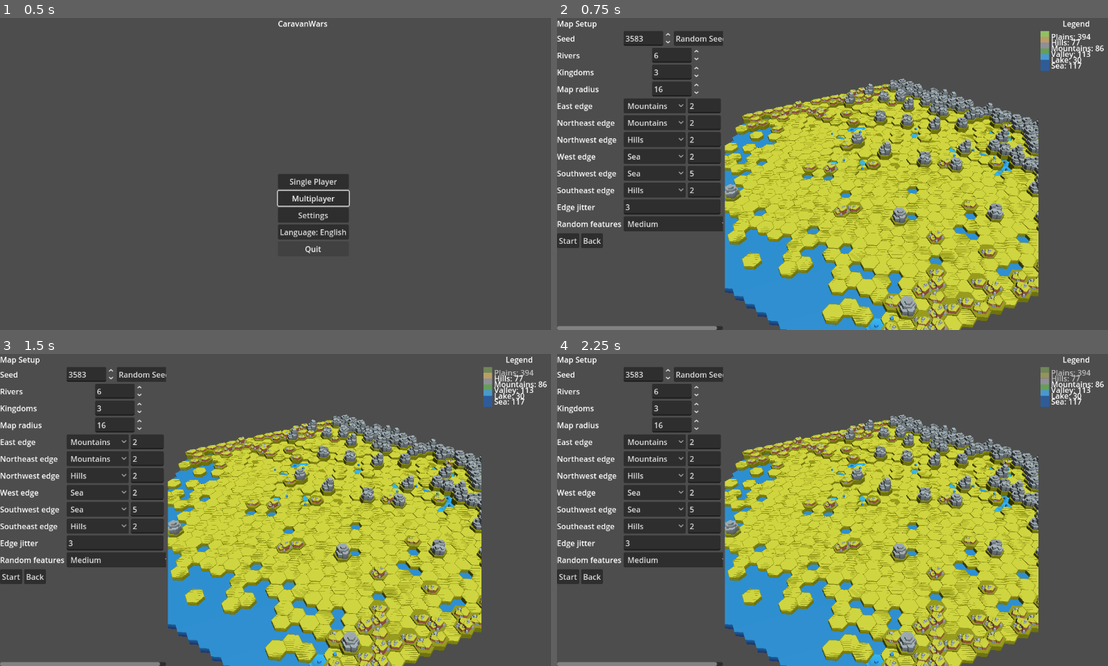
Above: before the commit, frames 1-4 (two rows, left to right).
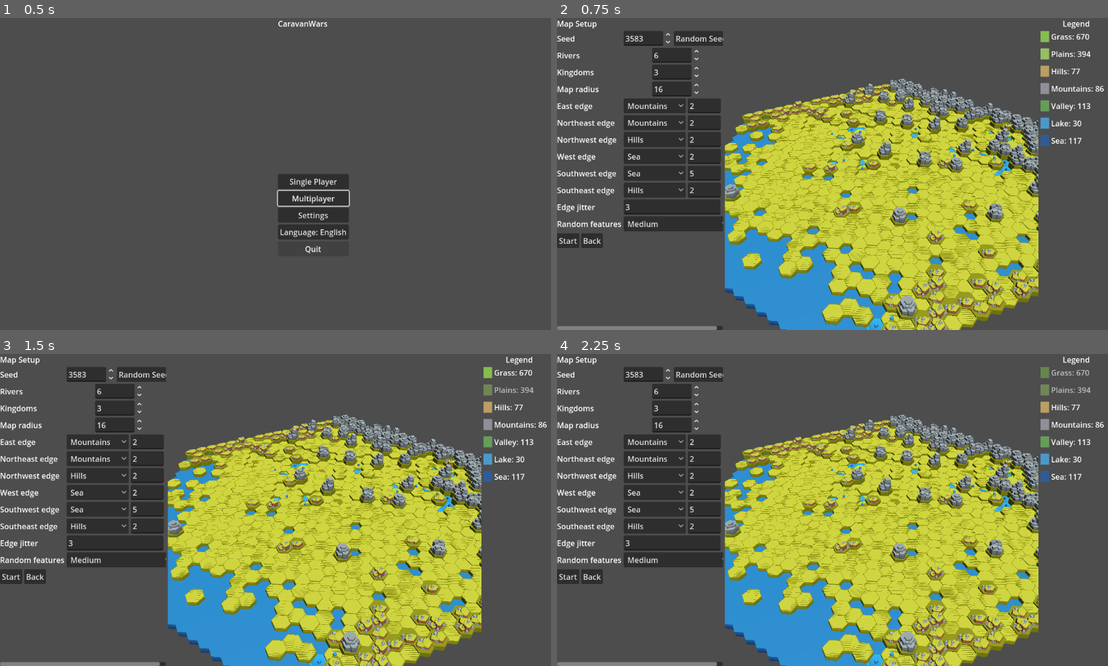
Above: after the commit, the same moments.

Repository: sepa79/CaravanWars
Game: Godot game, scene res://scenes/Main.tscn
The game is run twice, just before and just after one commit, with the same random seed, the same clock (stepped at 60 frames per second) and the same inputs.
Inputs (mouse positions are in pixels of both pictures, inside the frame that each line leads up to; where the layout moved, square brackets give the same spot in the first picture):
- Up to frame 1 (0.5 s): no input
- Up to frame 2 (0.75 s): click "Single Player" at 0.5 s
- Up to frame 3 (1.5 s): click (517, 391) [517, 369] at 1.25 s
- Up to frame 4 (2.25 s): click (1074, 375) at 2.02 s

Frame 1 is identical in both runs. In frame 2, 1.2% of the frame differs, in the area x 87-100%, y 5-41%; in frame 3, 1.2%; in frame 4, 1.1%.

Commit message:
fix: align land base and legend controls

Diff:
--- a/game/i18n/en.cfg
+++ b/game/i18n/en.cfg
@@ -100,6 +100,7 @@
 setup.legend_regions="Regions"
 setup.legend.title="Legend"
 setup.legend.count_format="{name}: {count}"
+setup.legend.land_base="Grass"
 setup.legend.plains="Plains"
 setup.legend.hills="Hills"
 setup.legend.mountains="Mountains"
--- a/game/i18n/pl.cfg
+++ b/game/i18n/pl.cfg
@@ -100,6 +100,7 @@
 setup.legend_regions="Regiony"
 setup.legend.title="Legenda"
 setup.legend.count_format="{name}: {count}"
+setup.legend.land_base="Trawiaste podłoże"
 setup.legend.plains="Równiny"
 setup.legend.hills="Wzgórza"
 setup.legend.mountains="Góry"
--- a/game/ui/MapSetupScreen.gd
+++ b/game/ui/MapSetupScreen.gd
@@ -3,7 +3,14 @@
 const CI_AUTO_SINGLEPLAYER_ENV := "CI_AUTO_SINGLEPLAYER"
 const CI_AUTO_QUIT_ENV := "CI_AUTO_QUIT"
 const HEX_MAP_CONFIG_SCRIPT := preload("res://mapgen/HexMapConfig.gd")
+const LAND_BASE_LEGEND_ID := "land_base"
+const LAND_REGION_COUNT_IDS: Array = ["plains", "valley", "hills", "mountains"]
+
 const REGION_LEGEND_ENTRIES: Array = [
+    {
+        "id": LAND_BASE_LEGEND_ID,
+        "color": Color(0.52, 0.74, 0.31),
+    },
     {
         "id": "plains",
         "color": Color(0.58, 0.75, 0.39),
@@ -694,6 +701,11 @@
     if legend_container == null:
         return
     legend_container.visible = false
+    legend_container.size_flags_vertical = Control.SIZE_EXPAND_FILL
+    var container_min := legend_container.custom_minimum_size
+    if container_min.y < 400.0:
+        container_min.y = 400.0
+        legend_container.custom_minimum_size = container_min
     if _legend_title_label == null:
         _legend_title_label = Label.new()
         _legend_title_label.name = "LegendTitle"
@@ -716,6 +728,7 @@
             button.button_pressed = true
             button.flat = true
             button.focus_mode = Control.FOCUS_NONE
+            button.custom_minimum_size = Vector2(0.0, 32.0)
             button.size_flags_horizontal = Control.SIZE_EXPAND_FILL
             button.mouse_default_cursor_shape = Control.CURSOR_POINTING_HAND
             var row := HBoxContainer.new()
@@ -757,6 +770,7 @@
         if entry_id.is_empty():
             continue
         _legend_counts[entry_id] = 0
+    var base_total := 0
     if typeof(map_dictionary) == TYPE_DICTIONARY:
         var terrain: Variant = map_dictionary.get("terrain")
         if typeof(terrain) == TYPE_DICTIONARY:
@@ -766,8 +780,13 @@
                 if typeof(counts) == TYPE_DICTIONARY:
                     for key in counts.keys():
                         var region_id := String(key)
+                        var count_value := int(counts[key])
                         if _legend_counts.has(region_id):
-                            _legend_counts[region_id] = int(counts[key])
+                            _legend_counts[region_id] = count_value
+                        if LAND_REGION_COUNT_IDS.has(region_id):
+                            base_total += count_value
+    if _legend_counts.has(LAND_BASE_LEGEND_ID):
+        _legend_counts[LAND_BASE_LEGEND_ID] = base_total
     _update_legend_texts()
     if legend_container != null:
         legend_container.visible = _legend_has_any_counts()
@@ -780,7 +799,10 @@
 
 func _on_legend_entry_toggled(enabled: bool, entry_id: String) -> void:
     if map_view != null:
-        map_view.set_region_visibility(entry_id, enabled)
+        if entry_id == LAND_BASE_LEGEND_ID:
+            map_view.set_land_base_visibility(enabled)
+        else:
+            map_view.set_region_visibility(entry_id, enabled)
     _update_legend_entry_visual(entry_id)
 
 func _update_legend_entry_visual(entry_id: String) -> void:
--- a/game/ui/MapView.gd
+++ b/game/ui/MapView.gd
@@ -148,6 +148,7 @@
 var _is_rotating: bool = false
 var _show_rivers: bool = true
 var _region_transparency: Dictionary = {}
+var _land_base_transparency: float = TERRAIN_TRANSPARENCY_VISIBLE
 
 var _viewport: SubViewport
 var _terrain_root: Node3D
@@ -197,9 +198,19 @@
     _update_river_visibility()
 
 func set_region_visibility(region: String, fully_visible: bool) -> void:
+    if region == "land_base":
+        set_land_base_visibility(fully_visible)
+        return
     var transparency := TERRAIN_TRANSPARENCY_VISIBLE if fully_visible else TERRAIN_TRANSPARENCY_DIMMED
     _region_transparency[region] = transparency
     _apply_region_transparency(region)
+
+func set_land_base_visibility(fully_visible: bool) -> void:
+    var transparency := TERRAIN_TRANSPARENCY_VISIBLE if fully_visible else TERRAIN_TRANSPARENCY_DIMMED
+    if is_equal_approx(transparency, _land_base_transparency):
+        return
+    _land_base_transparency = transparency
+    _apply_land_base_transparency()
 
 func set_show_cities(_value: bool) -> void:
     pass
@@ -415,7 +426,13 @@
             _region_layers.erase("land_base")
         if not _region_layers.has("land_base") or typeof(_region_layers["land_base"]) != TYPE_DICTIONARY:
             _region_layers["land_base"] = {}
-        var base_layers: Dictionary = _region_layers["land_base"]
+        var base_layers_variant: Variant = _region_layers.get("land_base")
+        var base_layers: Dictionary = {}
+        if typeof(base_layers_variant) == TYPE_DICTIONARY:
+            base_layers = base_layers_variant
+        else:
+            base_layers = {}
+            _region_layers["land_base"] = base_layers
         for region in land_surfaces.keys():
             var base_instance: MultiMeshInstance3D = base_layers.get(region, null)
             if base_instance == null:
@@ -428,16 +445,25 @@
                 base_instance.multimesh = MultiMesh.new()
             base_instance.multimesh.transform_format = MultiMesh.TRANSFORM_3D
             base_instance.multimesh.mesh = land_base_mesh
-            base_instance.transparency = _get_region_transparency(region)
+            var base_transparency: float = max(_get_region_transparency(region), _land_base_transparency)
+            base_instance.transparency = base_transparency
     elif _region_layers.has("land_base") and typeof(_region_layers["land_base"]) == TYPE_DICTIONARY:
-        var base_layers: Dictionary = _region_layers["land_base"]
-        for instance_variant in base_layers.values():
-            if instance_variant is MultiMeshInstance3D:
-                (instance_variant as MultiMeshInstance3D).queue_free()
+        var cleanup_base_layers: Variant = _region_layers.get("land_base")
+        if typeof(cleanup_base_layers) == TYPE_DICTIONARY:
+            var base_layers: Dictionary = cleanup_base_layers
+            for instance_variant in base_layers.values():
+                if instance_variant is MultiMeshInstance3D:
+                    (instance_variant as MultiMeshInstance3D).queue_free()
         _region_layers.erase("land_base")
     if not _region_layers.has("land_surfaces") or typeof(_region_layers["land_surfaces"]) != TYPE_DICTIONARY:
         _region_layers["land_surfaces"] = {}
-    var surface_layers: Dictionary = _region_layers["land_surfaces"]
+    var surface_layers_variant: Variant = _region_layers.get("land_surfaces")
+    var surface_layers: Dictionary = {}
+    if typeof(surface_layers_variant) == TYPE_DICTIONARY:
+        surface_layers = surface_layers_variant
+    else:
+        surface_layers = {}
+        _region_layers["land_surfaces"] = surface_layers
     for region in land_surfaces.keys():
         var region_layers_variant: Variant = surface_layers.get(region)
         if typeof(region_layers_variant) != TYPE_DICTIONARY:
@@ -467,7 +493,13 @@
             _ensure_surface_layer_instance(region_layers, region, variant_key, mesh)
     if not _region_layers.has("water") or typeof(_region_layers["water"]) != TYPE_DICTIONARY:
         _region_layers["water"] = {}
-    var water_layers: Dictionary = _region_layers["water"]
+    var water_layers_variant: Variant = _region_layers.get("water")
+    var water_layers: Dictionary = {}
+    if typeof(water_layers_variant) == TYPE_DICTIONARY:
+        water_layers = water_layers_variant
+    else:
+        water_layers = {}
+        _region_layers["water"] = water_layers
     var water_meshes: Dictionary = _mesh_library.get("water", {})
     for region in water_meshes.keys():
         var mesh: Mesh = water_meshes[region]
@@ -579,31 +611,55 @@
 func _apply_region_transparency(region: String) -> void:
     var transparency := _get_region_transparency(region)
     if _region_layers.has("land_base") and typeof(_region_layers["land_base"]) == TYPE_DICTIONARY:
-        var base_layers: Dictionary = _region_layers["land_base"]
-        if base_layers.has(region):
-            var base_instance: Variant = base_layers[region]
-            if base_instance is MultiMeshInstance3D:
-                (base_instance as MultiMeshInstance3D).transparency = transparency
+        var base_layers_variant: Variant = _region_layers.get("land_base")
+        if typeof(base_layers_variant) == TYPE_DICTIONARY:
+            var base_layers: Dictionary = base_layers_variant
+            if base_layers.has(region):
+                var base_instance: Variant = base_layers[region]
+                if base_instance is MultiMeshInstance3D:
+                    var combined: float = max(transparency, _land_base_transparency)
+                    (base_instance as MultiMeshInstance3D).transparency = combined
     if _region_layers.has("land_surfaces") and typeof(_region_layers["land_surfaces"]) == TYPE_DICTIONARY:
-        var surface_layers: Dictionary = _region_layers["land_surfaces"]
-        if surface_layers.has(region):
-            var variant_layers_variant: Variant = surface_layers[region]
-            if typeof(variant_layers_variant) == TYPE_DICTIONARY:
-                var variant_layers: Dictionary = variant_layers_variant
-                for variant_key in variant_layers.keys():
-                    var instance_variant: Variant = variant_layers[variant_key]
-                    if instance_variant is MultiMeshInstance3D:
-                        (instance_variant as MultiMeshInstance3D).transparency = transparency
+        var surface_layers_variant: Variant = _region_layers.get("land_surfaces")
+        if typeof(surface_layers_variant) == TYPE_DICTIONARY:
+            var surface_layers: Dictionary = surface_layers_variant
+            if surface_layers.has(region):
+                var variant_layers_variant: Variant = surface_layers[region]
+                if typeof(variant_layers_variant) == TYPE_DICTIONARY:
+                    var variant_layers: Dictionary = variant_layers_variant
+                    for variant_key in variant_layers.keys():
+                        var instance_variant: Variant = variant_layers[variant_key]
+                        if instance_variant is MultiMeshInstance3D:
+                            (instance_variant as MultiMeshInstance3D).transparency = transparency
     if _region_layers.has("water") and typeof(_region_layers["water"]) == TYPE_DICTIONARY:
-        var water_layers: Dictionary = _region_layers["water"]
-        if water_layers.has(region):
-            var water_instance: Variant = water_layers[region]
-            if water_instance is MultiMeshInstance3D:
-                (water_instance as MultiMeshInstance3D).transparency = transparency
+        var water_layers_variant: Variant = _region_layers.get("water")
+        if typeof(water_layers_variant) == TYPE_DICTIONARY:
+            var water_layers: Dictionary = water_layers_variant
+            if water_layers.has(region):
+                var water_instance: Variant = water_layers[region]
+                if water_instance is MultiMeshInstance3D:
+                    (water_instance as MultiMeshInstance3D).transparency = transparency
 
 func _apply_all_region_transparency() -> void:
     for region in _region_transparency.keys():
         _apply_region_transparency(String(region))
+    _apply_land_base_transparency()
+
+func _apply_land_base_transparency() -> void:
+    if not _region_layers.has("land_base"):
+        return
+    var base_layers_variant: Variant = _region_layers["land_base"]
+    if typeof(base_layers_variant) != TYPE_DICTIONARY:
+        return
+    var base_layers: Dictionary = base_layers_variant
+    for key in base_layers.keys():
+        var base_instance: Variant = base_layers[key]
+        if not (base_instance is MultiMeshInstance3D):
+            continue
+        var region := String(key)
+        var region_transparency := _get_region_transparency(region)
+        var combined: float = max(region_transparency, _land_base_transparency)
+        (base_instance as MultiMeshInstance3D).transparency = combined
 
 func _refresh_layers_if_needed() -> void:
     if not _needs_refresh:
@@ -622,11 +678,15 @@
     var land_surfaces: Dictionary = _mesh_library.get("land_surfaces", {})
     var land_surface_layers: Dictionary = {}
     if _region_layers.has("land_surfaces") and typeof(_region_layers["land_surfaces"]) == TYPE_DICTIONARY:
-        land_surface_layers = _region_layers["land_surfaces"]
+        var surface_layers_variant: Variant = _region_layers.get("land_surfaces")
+        if typeof(surface_layers_variant) == TYPE_DICTIONARY:
+            land_surface_layers = surface_layers_variant
     var ordered_land_regions: Array = _ordered_land_regions(land_surfaces)
     var land_base_layers: Dictionary = {}
     if _region_layers.has("land_base") and typeof(_region_layers["land_base"]) == TYPE_DICTIONARY:
-        land_base_layers = _region_layers["land_base"]
+        var base_layers_variant: Variant = _region_layers.get("land_base")
+        if typeof(base_layers_variant) == TYPE_DICTIONARY:
+            land_base_layers = base_layers_variant
     var land_base_mesh: Mesh = _mesh_library.get("land_base")
     var land_base_aabb := AABB()
     if land_base_mesh != null:
@@ -700,9 +760,9 @@
             var axial := _coord_to_axial(entry.get("coord"))
             var world_center := _axial_to_world(axial)
             var world_height := _world_height_from_entry(entry)
-            var base_scale: float = max(world_height, LAND_BASE_MIN_HEIGHT)
+            var base_height: float = max(world_height, LAND_BASE_MIN_HEIGHT)
             if base_multimesh != null and base_index < base_multimesh.instance_count:
-                var base_transform := _make_land_base_transform(world_center, world_height, base_scale)
+                var base_transform := _make_land_base_transform(land_base_mesh, land_base_aabb, world_center, world_height, base_height)
                 base_multimesh.set_instance_transform(base_index, base_transform)
                 if land_base_mesh != null:
                     var transformed_base := _transform_aabb(land_base_aabb, base_transform)
@@ -737,7 +797,7 @@
                 var mapped_mesh: Variant = mesh_map[variant_key]
                 if mapped_mesh is Mesh:
                     surface_mesh = mapped_mesh
-            var surface_transform := _make_land_surface_transform(surface_mesh, world_center, world_height, base_scale)
+            var surface_transform := _make_land_surface_transform(surface_mesh, world_center, world_height, base_height)
             surface_multimesh.set_instance_transform(variant_index, surface_transform)
             if surface_mesh != null:
                 var surface_aabb := surface_mesh.get_aabb()
@@ -780,39 +840,41 @@
                 continue
             surface_instance.multimesh.instance_count = int(variant_index_map.get(variant_key, 0))
     if _region_layers.has("water") and typeof(_region_layers["water"]) == TYPE_DICTIONARY:
-        var water_layers: Dictionary = _region_layers["water"]
-        for region in water_layers.keys():
-            var water_instance: MultiMeshInstance3D = water_layers[region]
-            if water_instance == null or water_instance.multimesh == null:
-                continue
-            var hex_entries: Array = grouped_hexes.get(region, [])
-            var water_multimesh := water_instance.multimesh
-            water_multimesh.instance_count = hex_entries.size()
-            var water_mesh: Mesh = water_multimesh.mesh
-            var index: int = 0
-            for entry_variant in hex_entries:
-                if typeof(entry_variant) != TYPE_DICTIONARY:
+        var water_layers_variant: Variant = _region_layers.get("water")
+        if typeof(water_layers_variant) == TYPE_DICTIONARY:
+            var water_layers: Dictionary = water_layers_variant
+            for region in water_layers.keys():
+                var water_instance: MultiMeshInstance3D = water_layers[region]
+                if water_instance == null or water_instance.multimesh == null:
                     continue
-                var entry: Dictionary = entry_variant
-                var axial := _coord_to_axial(entry.get("coord"))
-                var world_position := _axial_to_world(axial)
-                var water_transform := Transform3D(Basis.IDENTITY, world_position)
-                if index < water_multimesh.instance_count:
-                    water_multimesh.set_instance_transform(index, water_transform)
-                if water_mesh != null:
-                    var water_aabb := water_mesh.get_aabb()
-                    var transformed_water := _transform_aabb(water_aabb, water_transform)
-                    var merged_water := _merge_bounds_with_aabb(min_pos, max_pos, has_positions, transformed_water)
-                    min_pos = merged_water.get("min", min_pos)
-                    max_pos = merged_water.get("max", max_pos)
-                    has_positions = bool(merged_water.get("has", has_positions))
-                else:
-                    var merged_water_point := _merge_bounds_with_point(min_pos, max_pos, has_positions, world_position)
-                    min_pos = merged_water_point.get("min", min_pos)
-                    max_pos = merged_water_point.get("max", max_pos)
-                    has_positions = bool(merged_water_point.get("has", has_positions))
-                index += 1
-            water_multimesh.instance_count = index
+                var hex_entries: Array = grouped_hexes.get(region, [])
+                var water_multimesh := water_instance.multimesh
+                water_multimesh.instance_count = hex_entries.size()
+                var water_mesh: Mesh = water_multimesh.mesh
+                var index: int = 0
+                for entry_variant in hex_entries:
+                    if typeof(entry_variant) != TYPE_DICTIONARY:
+                        continue
+                    var entry: Dictionary = entry_variant
+                    var axial := _coord_to_axial(entry.get("coord"))
+                    var world_position := _axial_to_world(axial)
+                    var water_transform := Transform3D(Basis.IDENTITY, world_position)
+                    if index < water_multimesh.instance_count:
+                        water_multimesh.set_instance_transform(index, water_transform)
+                        if water_mesh != null:
+                            var water_aabb := water_mesh.get_aabb()
+                            var transformed_water := _transform_aabb(water_aabb, water_transform)
+                            var merged_water := _merge_bounds_with_aabb(min_pos, max_pos, has_positions, transformed_water)
+                            min_pos = merged_water.get("min", min_pos)
+                            max_pos = merged_water.get("max", max_pos)
+                            has_positions = bool(merged_water.get("has", has_positions))
+                        else:
+                            var merged_water_point := _merge_bounds_with_point(min_pos, max_pos, has_positions, world_position)
+                            min_pos = merged_water_point.get("min", min_pos)
+                            max_pos = merged_water_point.get("max", max_pos)
+                            has_positions = bool(merged_water_point.get("has", has_positions))
+                        index += 1
+                water_multimesh.instance_count = index
     if has_positions:
         _map_bounds = {
             "min": min_pos,
@@ -873,12 +935,22 @@
         return 0.0
     return scaled
 
-func _make_land_base_transform(world_center: Vector3, world_height: float, base_scale: float) -> Transform3D:
+func _make_land_base_transform(base_mesh: Mesh, base_aabb: AABB, world_center: Vector3, world_height: float, base_height: float) -> Transform3D:
     var origin := Vector3(world_center.x, world_height, world_center.z)
-    var basis := Basis.IDENTITY.scaled(Vector3(1.0, base_scale, 1.0))
+    var basis := Basis.IDENTITY
+    if base_mesh == null:
+        basis = basis.scaled(Vector3(1.0, base_height, 1.0))
+        return Transform3D(basis, origin)
+    var min_y: float = base_aabb.position.y
+    var height: float = base_aabb.size.y
+    var max_y: float = min_y + height
+    var safe_height: float = max(height, LAND_SURFACE_PIVOT_EPSILON)
+    var y_scale: float = base_height / safe_height
+    basis = basis.scaled(Vector3(1.0, y_scale, 1.0))
+    origin.y = world_height - max_y * y_scale
     return Transform3D(basis, origin)
 
-func _make_land_surface_transform(surface_mesh: Mesh, world_center: Vector3, world_height: float, base_scale: float) -> Transform3D:
+func _make_land_surface_transform(surface_mesh: Mesh, world_center: Vector3, world_height: float, base_height: float) -> Transform3D:
     var origin := Vector3(world_center.x, world_height, world_center.z)
     var basis := Basis.IDENTITY
     if surface_mesh == null:
@@ -889,7 +961,7 @@
     var max_y: float = min_y + height
     if max_y <= LAND_SURFACE_PIVOT_EPSILON:
         var safe_height: float = max(height, LAND_SURFACE_PIVOT_EPSILON)
-        var y_scale: float = base_scale / safe_height
+        var y_scale: float = base_height / safe_height
         basis = basis.scaled(Vector3(1.0, y_scale, 1.0))
         origin.y = world_height - max_y * y_scale
     else:
Not shown, changed: CHANGELOG.md
